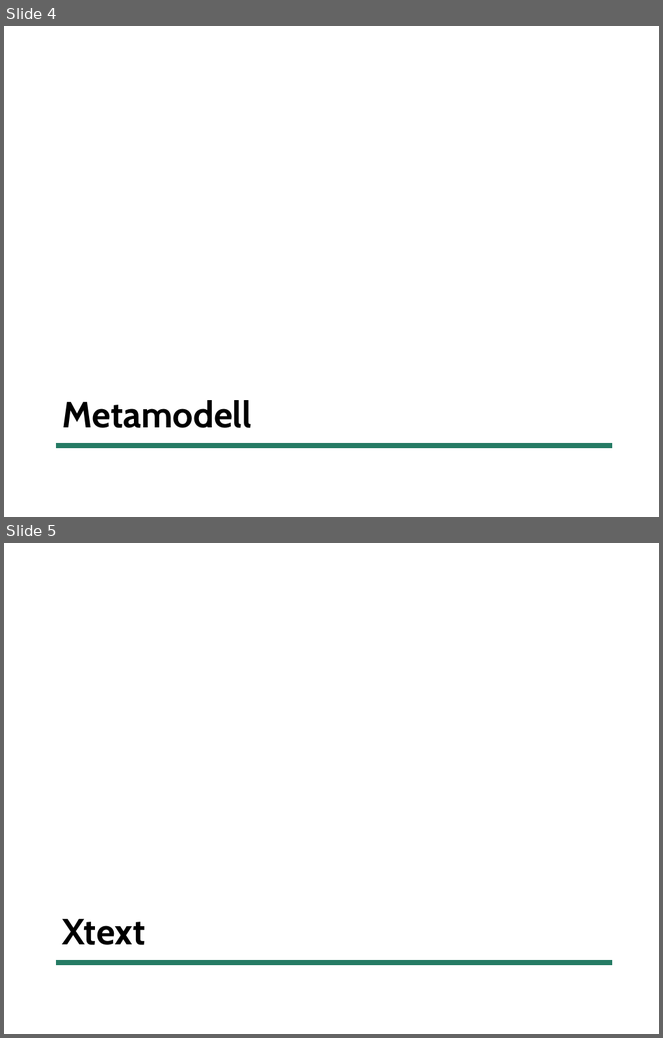
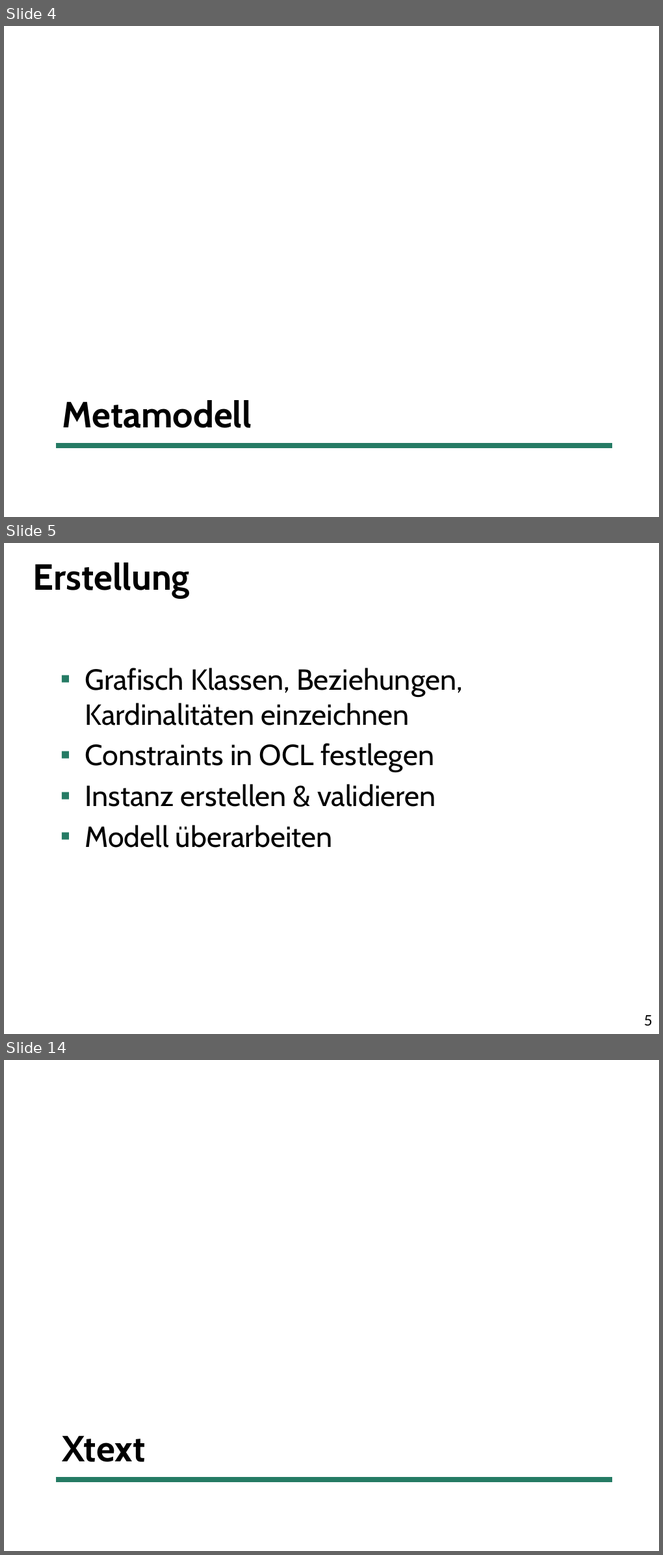
Before and after one commit to uwecl/MDSD-Praktikum, a slide deck: presentation/MDSD-Abschlusspraesentation.pptx. Shown one above the other, each under a label of ours: slides 4 and 5 before the commit, slides 4, 5 and 14 after it; the slides between them are not shown. The pictures are 663x1038 and 663x1555 pixels, drawn with LibreOffice and Linux fonts; fonts in the diff are those of the drawing. Boxes give left, top, right and bottom in pixels: in the first picture for what was removed or moved away, otherwise in the second. Text is boxed around its words. In the diff, an @@ line names an element or a change of style, - is before the commit and + after.

```diff
--- a/presentation/MDSD-Abschlusspraesentation.pptx
+++ b/presentation/MDSD-Abschlusspraesentation.pptx
@@ slide 5 added at [4,543,659,1034], background #FFFFFF @@
@@ title added at [33,563,190,598], 40 pt, text #000000, bold @@
+Erstellung
@@ text added at [85,668,463,848], 32 pt, text #000000 @@
+▪ Grafisch Klassen, Beziehungen, Kardinalitäten einzeichnen
+▪ Constraints in OCL festlegen
+▪ Instanz erstellen & validieren
+▪ Modell überarbeiten
@@ page number added at [644,1016,653,1026], 16 pt, text #000000 @@
+5
@@ what was slide 5 is now slide 14 @@
```
Also in this commit, not shown: 1 slide changed, 8 other slides added.
